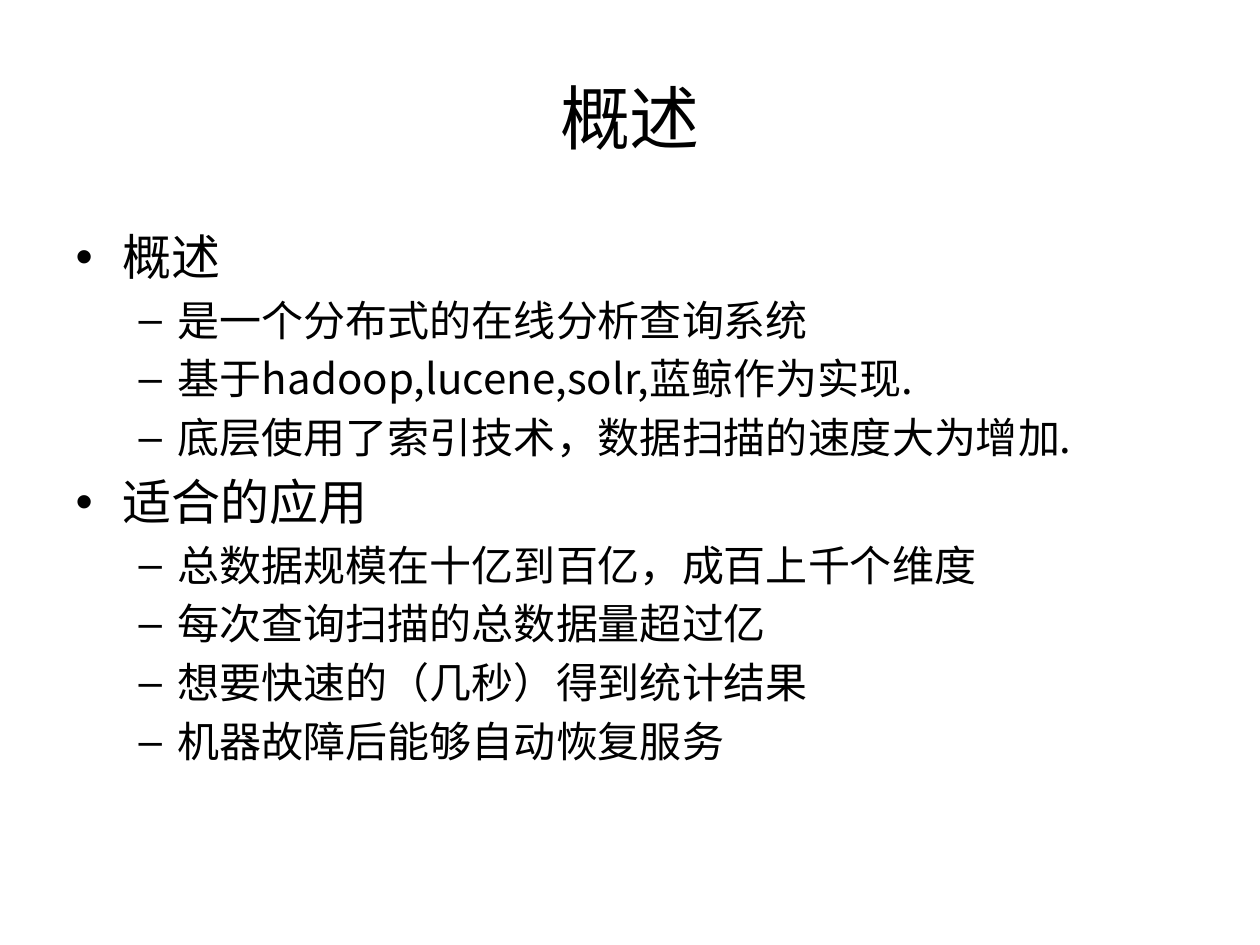
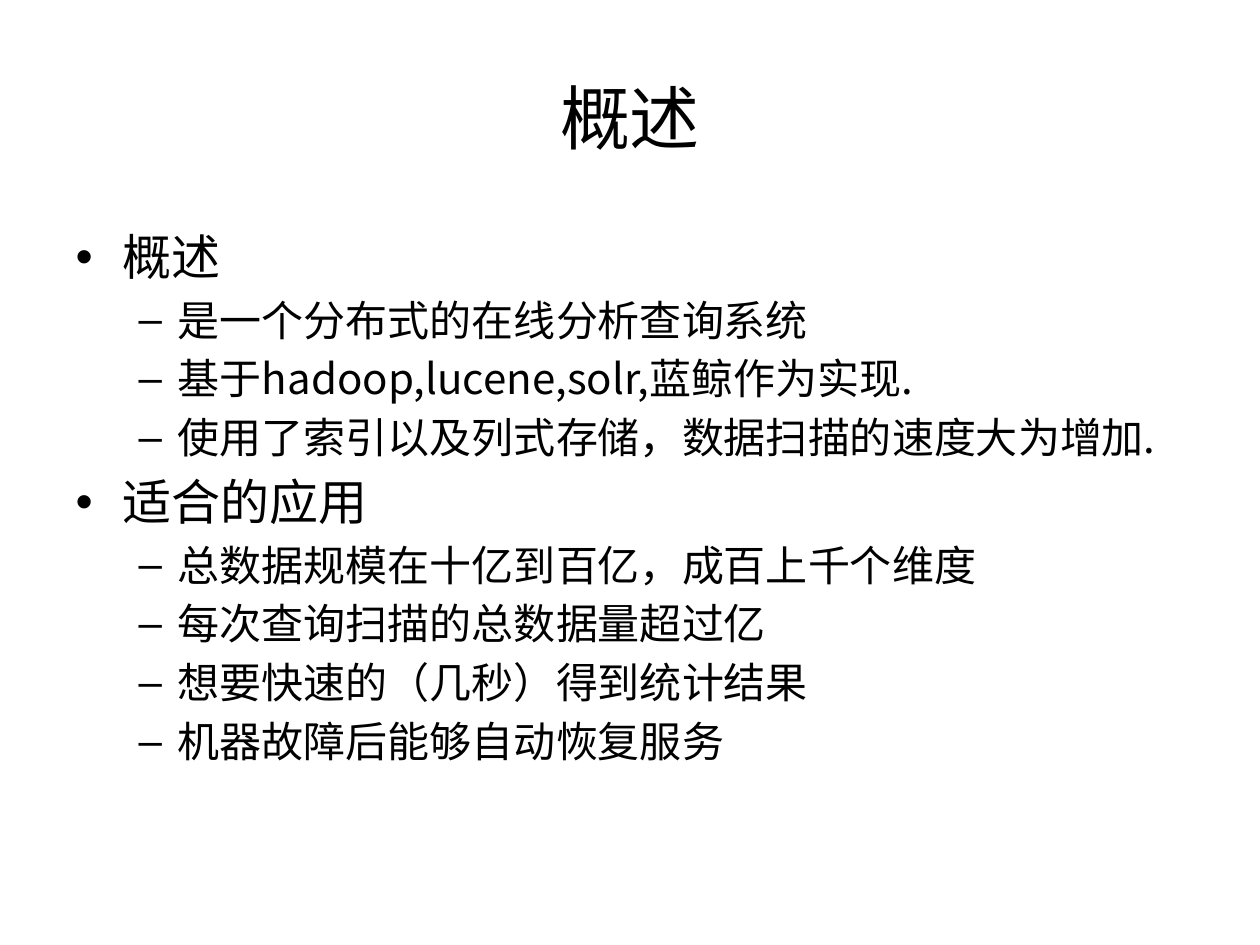
Before and after one commit to muyannian/higo, a slide deck: slide 5 of doc/higo.pptx. Drawn at 1260x945 pixels with LibreOffice and Linux fonts; fonts in the diff are those of the drawing; background and template pictures are left out. Boxes give left, top, right and bottom in pixels: in the first picture for what was removed or moved away, otherwise in the second. Text is boxed around its words. In the diff, an @@ line names an element or a change of style, - is before the commit and + after.

```diff
--- a/doc/higo.pptx
+++ b/doc/higo.pptx
@@ text at [178, 417, 1156, 458]: text changed @@
-  – 底层使用了索引技术，数据扫描的速度大为增加.
+  – 使用了索引以及列式存储，数据扫描的速度大为增加.
```
Also in this commit, not shown: 2 other slides changed.
